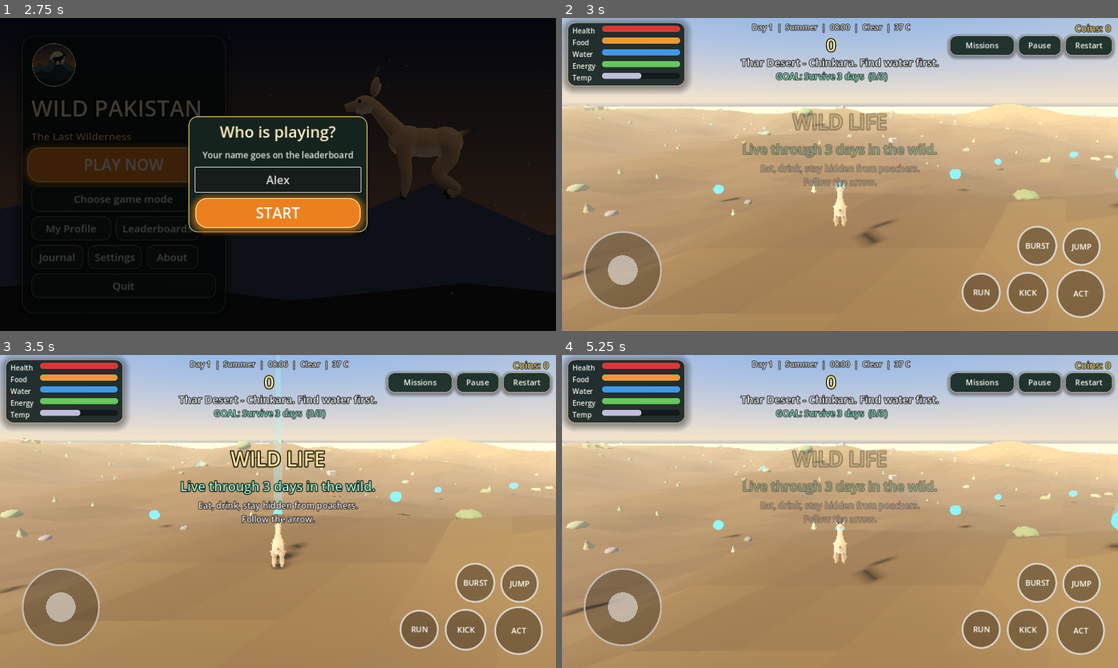
Above: before the commit, frames 1-4 (two rows, left to right).
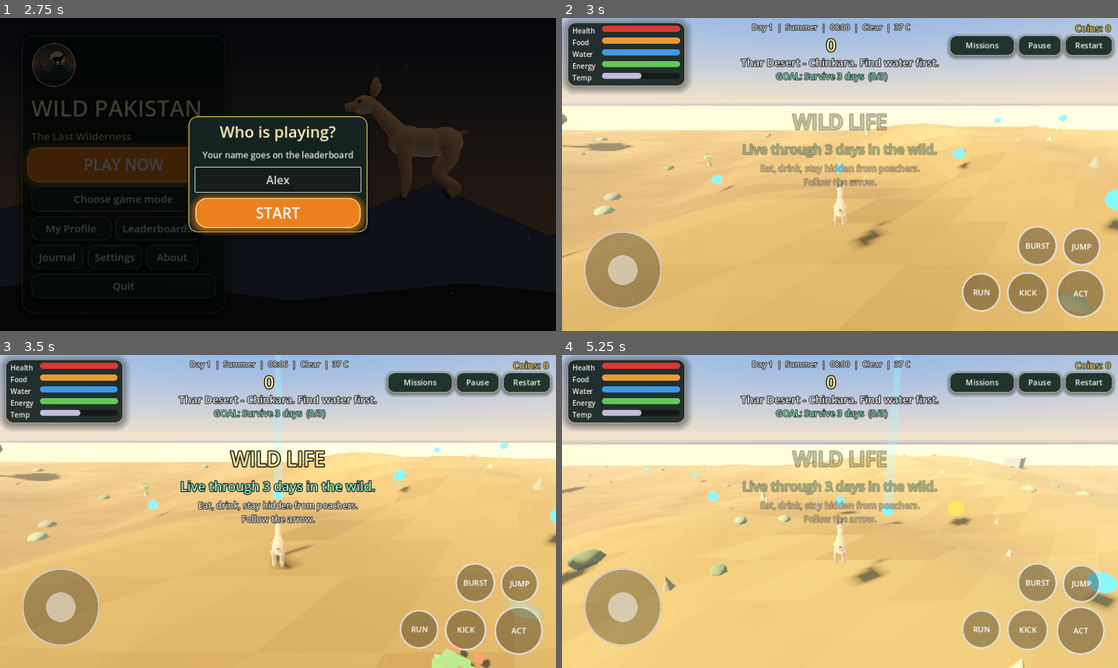
Above: after the commit, the same moments.

Repository: Talha2281/Wild-Pakistan
Game: Godot game, scene res://scenes/main_menu.tscn
The game is run twice, just before and just after one commit, with the same random seed, the same clock (stepped at 60 frames per second) and the same inputs.
Inputs (mouse positions are in pixels of both pictures, inside the frame that each line leads up to):
- Up to frame 1 (2.75 s): click "PLAY NOW" at 0.5 s; click (278, 180) at 1.27 s; type "Alex" at 1.35 s; click "PLAY NOW" at 2 s
- Up to frame 2 (3 s): click "START" at 2.75 s
- Up to frame 3 (3.5 s): no input
- Up to frame 4 (5.25 s): click "Restart" at 3.5 s; click "Restart" at 4.25 s; click "Restart" at 5 s

Frame 1 is identical in both runs. In frame 2, 67% of the frame differs, in the area x 0-100%, y 27-100%; in frame 3, 66%; in frame 4, 68%.

Commit message:
New landscape and start point every run, home biome per animal, soft collision so fighting animals no longer overlap
Co-Authored-By: Claude Sonnet 5.5 <noreply@anthropic.com>
Claude-Session: https://claude.ai/code/session_01K5eLCAWpyZAv7sLmPEvZBu

Diff:
--- a/scripts/ai/wildlife_ai.gd
+++ b/scripts/ai/wildlife_ai.gd
@@ -76,6 +76,7 @@
 	cs.shape = capsule
 	cs.position.y = cap.y * 0.5
 	add_child(cs)
+	set_meta("sep_r", cap.x)
 
 	_visual = AnimalModel.build(species)
 	add_child(_visual)
@@ -111,6 +112,9 @@
 
 	if not is_on_floor():
 		velocity.y -= _gravity * delta
+	var sep := Separation.push(self, float(get_meta("sep_r", 0.5)), get_tree())
+	velocity.x += sep.x * 16.0 * delta * 10.0
+	velocity.z += sep.z * 16.0 * delta * 10.0
 	move_and_slide()
 
 	var limit := GameState.half_size - 4.0
--- a/scripts/data/animals.gd
+++ b/scripts/data/animals.gd
@@ -76,7 +76,7 @@
 	"brown_bear": {
 		"name": "Himalayan Brown Bear", "latin": "Ursus arctos isabellinus", "status": "Critically endangered in Pakistan",
 		"diet": "omnivore", "predator": true,
-		"habitats": ["northern", "ziarat", "deosai"], "unlock_missions": 0,
+		"habitats": ["deosai", "northern", "ziarat"], "unlock_missions": 0,
 		"max_health": 160.0, "walk": 4.2, "run": 9.0, "jump": 5.2,
 		"stamina_drain": 22.0, "hunger_rate": 0.6, "thirst_rate": 0.6,
 		"comfort": [-30.0, 28.0], "climb_angle": 50.0,
--- a/scripts/player/player_animal.gd
+++ b/scripts/player/player_animal.gd
@@ -64,6 +64,7 @@
 	var shape := CollisionShape3D.new()
 	var capsule := CapsuleShape3D.new()
 	capsule.radius = cap.x
+	set_meta("sep_r", cap.x)
 	capsule.height = cap.y
 	shape.shape = capsule
 	shape.position.y = cap.y * 0.5
@@ -180,6 +181,9 @@
 	else:
 		velocity.y -= _gravity * delta
 
+	var sep := Separation.push(self, float(get_meta("sep_r", 0.5)), get_tree(), _lunge_target if _lunge_time > 0.0 else null)
+	velocity.x += sep.x * 160.0 * delta
+	velocity.z += sep.z * 160.0 * delta
 	var flat_speed := Vector2(velocity.x, velocity.z).length()
 	if flat_speed > 0.5:
 		rotation.y = lerp_angle(rotation.y, atan2(-velocity.x, -velocity.z), 9.0 * delta)
--- a/scripts/ui/main_menu.gd
+++ b/scripts/ui/main_menu.gd
@@ -768,6 +768,8 @@
 
 func _pick_animal(id: String) -> void:
 	_sel_animal = id
+	# Every animal starts in its own home habitat (you can still change it below).
+	_sel_biome = String((Animals.DB[id]["habitats"] as Array)[0])
 	_sel_skin = SaveManager.equipped_skin(id)
 	_show_select()
 
--- a/scripts/world/biome_level.gd
+++ b/scripts/world/biome_level.gd
@@ -16,6 +16,7 @@
 var hud: HUD
 
 var _rng := RandomNumberGenerator.new()
+var _start := Vector2.ZERO
 var _plan: Dictionary = {}
 var _targets: Dictionary = {}
 var _danger := 0.0
@@ -26,12 +27,15 @@
 
 
 func _ready() -> void:
-	cfg = Biomes.DB[GameState.biome_id]
+	# Every run gets a brand-new landscape: new terrain seed, new start point,
+	# new water, food, camps and traps.
+	cfg = (Biomes.DB[GameState.biome_id] as Dictionary).duplicate(true)
+	cfg["seed"] = int(Time.get_ticks_usec() % 900000) + 100
 	GameState.half_size = float(cfg["size"]) * 0.5
 	GameState.step_sound = cfg["step"]
 	GameState.visibility_mult = 1.0
 	GameState.track_life_mult = 1.0
-	_rng.seed = int(cfg["seed"])
+	_rng.seed = int(cfg["seed"]) * 7919 + randi()
 	_apply_quality()
 
 	_build_terrain()
@@ -114,7 +118,8 @@
 	_plan["hide"] = _scatter_points(int(cfg["hide_count"]), 10.0, 0.7, 8.0)
 	_plan["dig"] = _scatter_points(int(cfg["dig_spots"]), 10.0, 0.7, 14.0)
 
-	terrain.add_flat_zone(Vector2.ZERO, 5.0)
+	_start = terrain.random_point(_rng, 26.0, 0.3)
+	terrain.add_flat_zone(_start, 5.0)
 	for p in _plan["water"]:
 		terrain.add_flat_zone(p, 4.0)
 	for p in _plan["snares"]:
@@ -139,7 +144,7 @@
 	var p := Vector2(50.0, 20.0)
 	for i in 40:
 		p = terrain.random_point(_rng, 26.0, 0.5)
-		if p.length() > 42.0 and p.length() < 85.0:
+		if (p - _start).length() > 42.0 and (p - _start).length() < 85.0:
 			break
 	return p
 
@@ -149,7 +154,7 @@
 	for i in count:
 		var p := terrain.random_point(_rng, margin, max_slope)
 		for tries in 20:
-			if p.length() >= min_origin:
+			if (p - _start).length() >= min_origin:
 				break
 			p = terrain.random_point(_rng, margin, max_slope)
 		out.append(p)
@@ -248,7 +253,7 @@
 	player = PlayerAnimal.new()
 	player.species_id = GameState.animal_id
 	player.skin_index = SaveManager.equipped_skin(GameState.animal_id)
-	player.position = terrain.ground(Vector2.ZERO, 1.0)
+	player.position = terrain.ground(_start, 1.0)
 	add_child(player)
 
 	var h: float = AnimalModel.body_height(GameState.animal_id)
@@ -298,7 +303,7 @@
 func _far_point(min_dist: float) -> Vector2:
 	var p := terrain.random_point(_rng, 12.0, 0.7)
 	for i in 20:
-		if p.length() >= min_dist:
+		if (p - _start).length() >= min_dist:
 			break
 		p = terrain.random_point(_rng, 12.0, 0.7)
 	return p
@@ -346,7 +351,7 @@
 		if i < near_origin and _orb_count() == i:
 			# A trail of orbs right next to the start so the first seconds pay off.
 			var ang := float(i) / near_origin * TAU
-			p = Vector2(cos(ang), sin(ang)) * (9.0 + 2.0 * float(i % 3))
+			p = _start + Vector2(cos(ang), sin(ang)) * (9.0 + 2.0 * float(i % 3))
 		else:
 			p = terrain.random_point(_rng, 8.0, 0.8)
 		var orb := SpiritOrb.new()
--- /dev/null
+++ b/scripts/world/separation.gd
@@ -0,0 +1,27 @@
+class_name Separation
+extends RefCounted
+## Soft body collision between creatures so fighting animals stand side by side
+## instead of sliding through each other. Returns a push direction (length 0..n).
+
+
+static func push(me: Node3D, radius: float, tree: SceneTree, ignore: Node3D = null) -> Vector3:
+	var out := Vector3.ZERO
+	var others: Array = tree.get_nodes_in_group("animals")
+	others.append_array(tree.get_nodes_in_group("shikari"))
+	if GameState.player != null and is_instance_valid(GameState.player):
+		others.append(GameState.player)
+	for n in others:
+		var o := n as Node3D
+		if o == null or o == me or o == ignore:
+			continue
+		var to := me.global_position - o.global_position
+		to.y = 0.0
+		var r := radius + float(o.get_meta("sep_r", 0.55))
+		var d := to.length()
+		if d >= r:
+			continue
+		if d < 0.01:
+			to = Vector3(randf() - 0.5, 0.0, randf() - 0.5)
+			d = 0.01
+		out += to / d * clampf((r - d) / r, 0.0, 1.0)
+	return out
